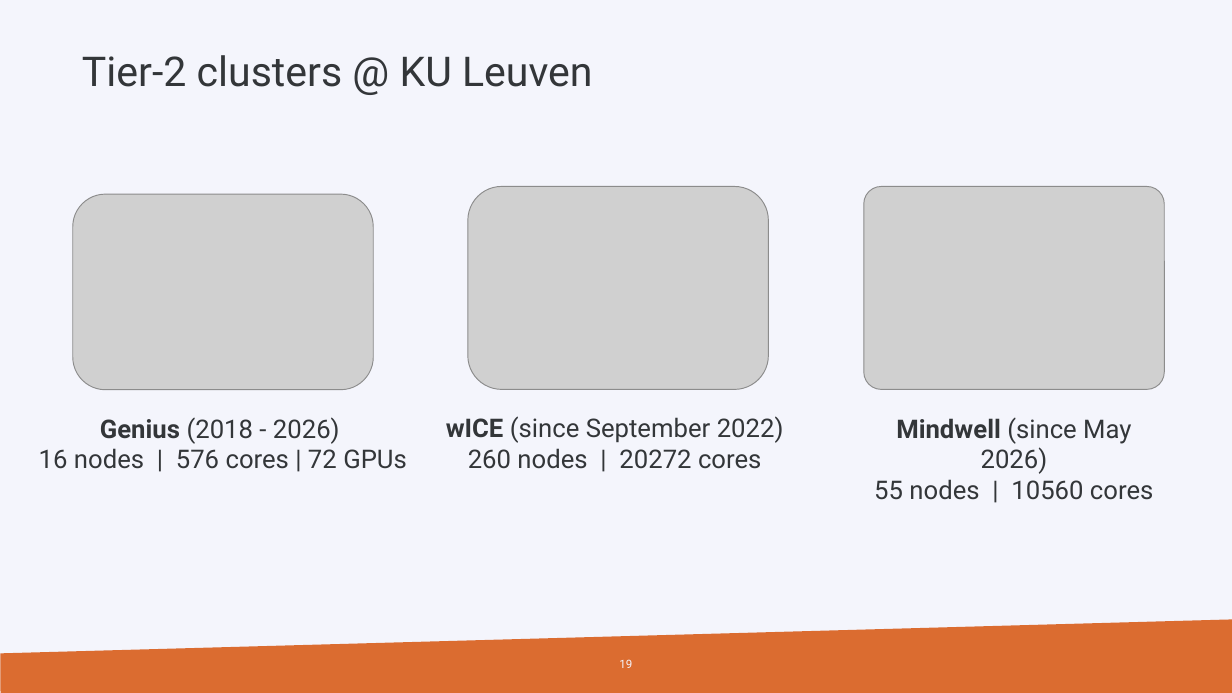
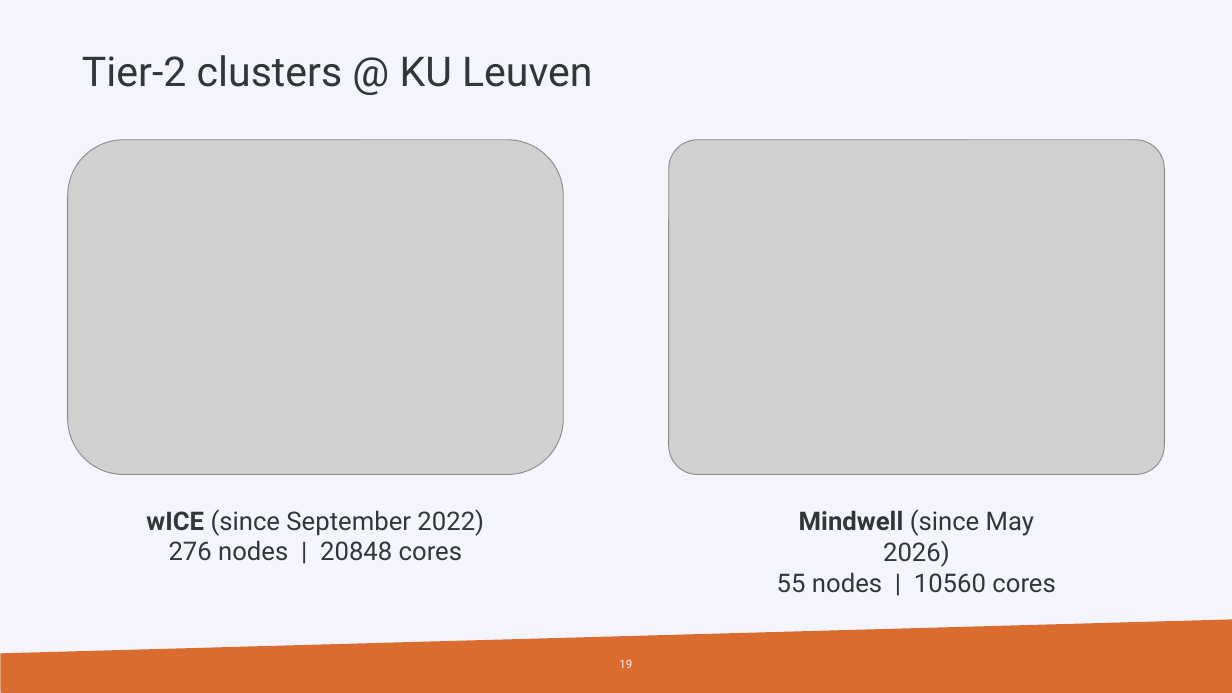
Before and after one commit to hpcleuven/HPC-intro, a slide deck: slide 19 of HPCintro.pptx. Drawn at 1232x693 pixels with LibreOffice and Linux fonts; fonts in the diff are those of the drawing; grey boxes stand for pictures; background and template pictures are left out. Boxes give left, top, right and bottom in pixels: in the first picture for what was removed or moved away, otherwise in the second. Text is boxed around its words. In the diff, an @@ line names an element or a change of style, - is before the commit and + after.

Commit message:
Update HPC intro slides.
This update contains changes relating to addition of Mindwell and the integration the Genius GPU resources into wICE.

```diff
--- a/HPCintro.pptx
+++ b/HPCintro.pptx
@@ picture: place and size @@
-picture at [468,187,768,390]
+picture at [67,140,563,474]
@@ picture: place and size @@
-picture at [864,187,1165,390]
+picture at [669,140,1165,474]
@@ picture removed at [73,194,373,390] @@
@@ text removed at [39,417,407,469] @@
-Genius (2018 - 2026)
-16 nodes | 576 cores | 72 GPUs
@@ text at [146,509,484,561]: text changed @@
-wICE (since September 2022)
-260 nodes | 20272 cores
+wICE (since September 2022)
+276 nodes | 20848 cores
@@ text "Mindwell (since May 2026) 55 ...": place and size @@
-text "Mindwell (since May 2026) 55 ..." at [874,417,1153,500]
+text "Mindwell (since May 2026) 55 ..." at [777,509,1055,593]
```
Also in this commit, not shown: 19 other slides changed, 5 slides added, 3 slides removed, 1 other file.
